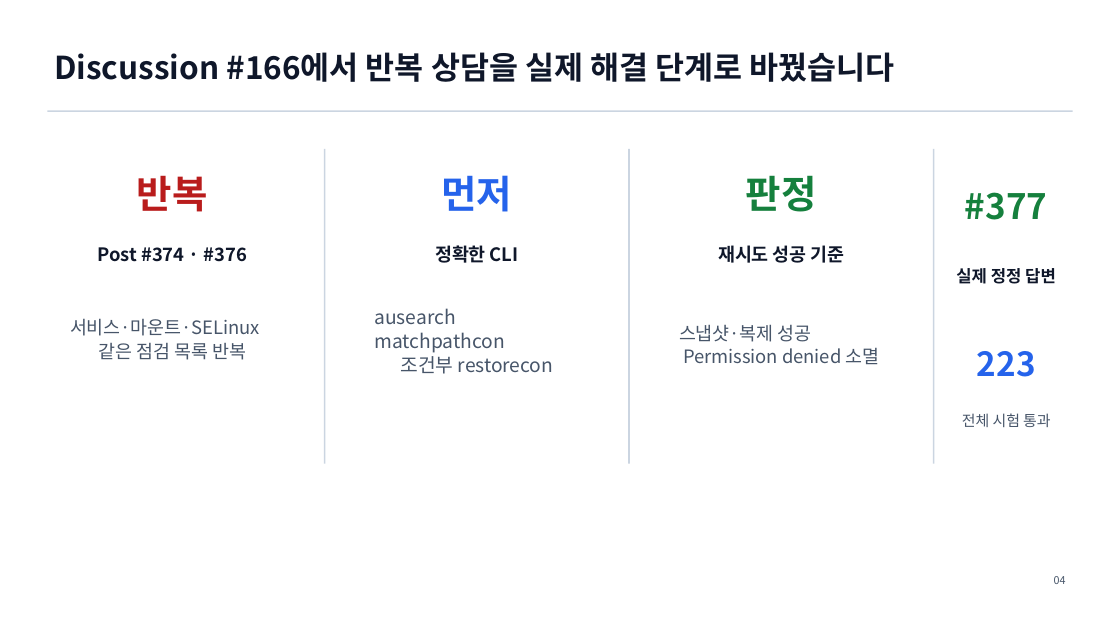
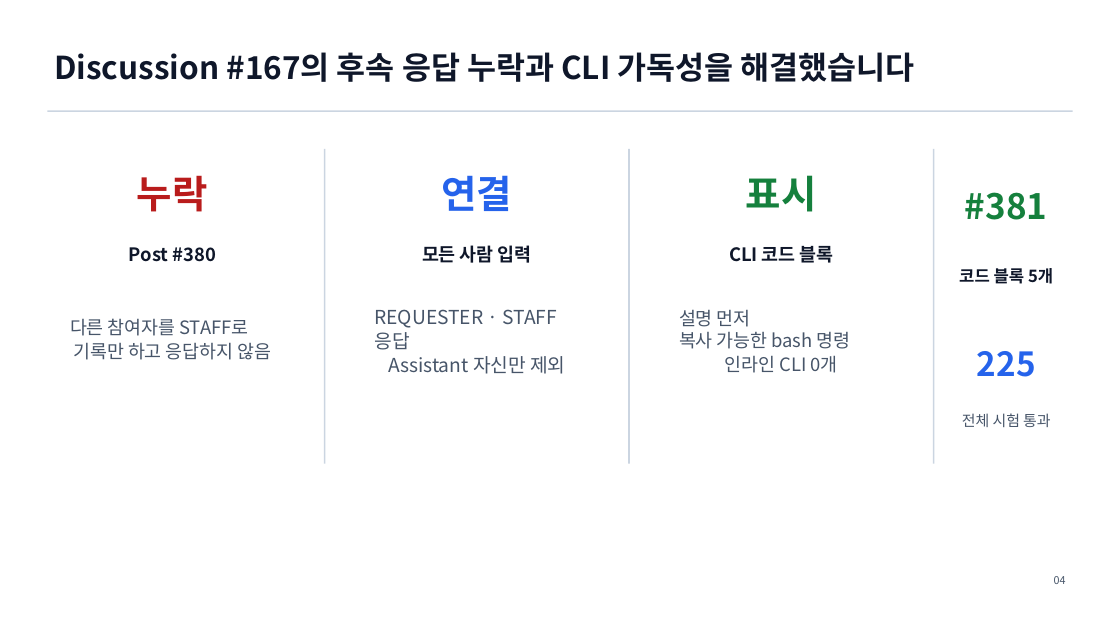
Before and after one commit to dhslove/ablestack-techflow, a slide deck: slide 4 of output/presentation/techflow-community-auto-publish-kb.pptx. Drawn at 1120x630 pixels with LibreOffice and Linux fonts; fonts in the diff are those of the drawing. Boxes give left, top, right and bottom in pixels: in the first picture for what was removed or moved away, otherwise in the second. Text is boxed around its words. In the diff, an @@ line names an element or a change of style, - is before the commit and + after.

Commit message:
fix: Community 참여자 후속 질문과 CLI 표시 개선

```diff
--- a/output/presentation/techflow-community-auto-publish-kb.pptx
+++ b/output/presentation/techflow-community-auto-publish-kb.pptx
@@ text at (x1=54, y1=52, x2=915, y2=82): text changed @@
-Discussion #166에서 반복 상담을 실제 해결 단계로 바꿨습니다
+Discussion #167의 후속 응답 누락과 CLI 가독성을 해결했습니다
@@ text at (x1=137, y1=175, x2=208, y2=212): text changed @@
-반복
+누락
@@ text at (x1=441, y1=175, x2=512, y2=211): text changed @@
-먼저
+연결
@@ text at (x1=746, y1=175, x2=817, y2=212): text changed @@
-판정
+표시
@@ text at (x1=965, y1=192, x2=1048, y2=220): text changed @@
-#377
+#381
@@ text at (x1=129, y1=247, x2=216, y2=262): text changed @@
-Post #374 · #376
+Post #380
@@ text at (x1=422, y1=245, x2=532, y2=263): text changed @@
-정확한 CLI
+모든 사람 입력
@@ text at (x1=729, y1=246, x2=834, y2=263): text changed @@
-재시도 성공 기준
+CLI 코드 블록
@@ text at (x1=959, y1=268, x2=1053, y2=284): text changed @@
-실제 정정 답변
+코드 블록 5개
@@ text at (x1=70, y1=318, x2=271, y2=360): text changed @@
-서비스·마운트·SELinux
-같은 점검 목록 반복
+다른 참여자를 STAFF로
+기록만 하고 응답하지 않음
@@ text at (x1=375, y1=309, x2=565, y2=374): text changed @@
-ausearch
-matchpathcon
-조건부 restorecon
+REQUESTER · STAFF 응답
+Assistant 자신만 제외
@@ text at (x1=679, y1=310, x2=851, y2=373): text changed @@
-스냅샷·복제 성공
-Permission denied 소멸
+설명 먼저
+복사 가능한 bash 명령
+인라인 CLI 0개
@@ text at (x1=977, y1=351, x2=1036, y2=377): text changed @@
-223
+225
```
Also in this commit, not shown: 4 other slides changed, 21 other files.
